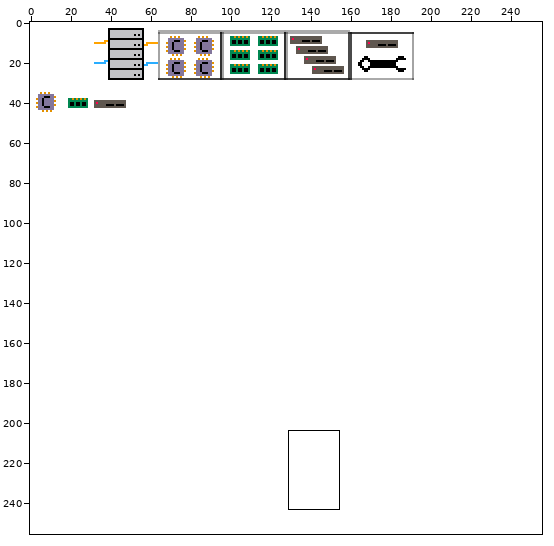
One commit to this sprite sheet: gamejam/assets/spritesheet.png. Above: a wide view before the commit, with the close-up outlined.
Close-up. First the earlier version:
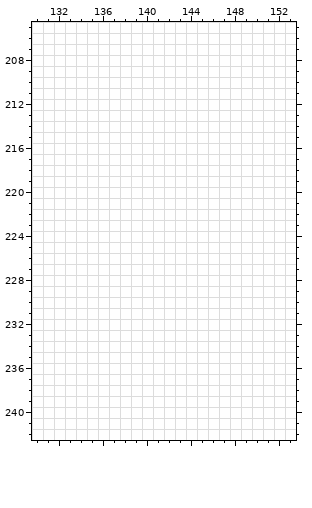
The file is 256x256 pixels. Colours within 5 levels of each other are drawn and written as one. Shown: x 130..153, y 205..242. The commit also changed other parts of the picture, which this record leaves out.
The same view after the edit:
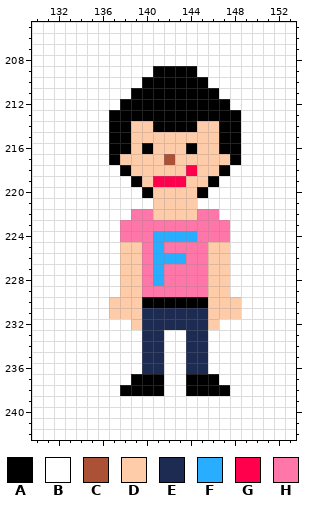
Palette (. is transparent): A #000000  B #ffffff  C #ab5236  D #ffccaa  E #1d2b53  F #29adff  G #ff004d  H #ff77a8
Changes in this commit:
@@ x 135..150 @@
 208 BBBBBBBBBBBBBBBB
-209 BBBBBBBBBBBBBBBB
-210 BBBBBBBBBBBBBBBB
-211 BBBBBBBBBBBBBBBB
-212 BBBBBBBBBBBBBBBB
-213 BBBBBBBBBBBBBBBB
-214 BBBBBBBBBBBBBBBB
-215 BBBBBBBBBBBBBBBB
-216 BBBBBBBBBBBBBBBB
-217 BBBBBBBBBBBBBBBB
-218 BBBBBBBBBBBBBBBB
-219 BBBBBBBBBBBBBBBB
-220 BBBBBBBBBBBBBBBB
-221 BBBBBBBBBBBBBBBB
-222 BBBBBBBBBBBBBBBB
-223 BBBBBBBBBBBBBBBB
-224 BBBBBBBBBBBBBBBB
-225 BBBBBBBBBBBBBBBB
-226 BBBBBBBBBBBBBBBB
-227 BBBBBBBBBBBBBBBB
-228 BBBBBBBBBBBBBBBB
-229 BBBBBBBBBBBBBBBB
-230 BBBBBBBBBBBBBBBB
-231 BBBBBBBBBBBBBBBB
-232 BBBBBBBBBBBBBBBB
-233 BBBBBBBBBBBBBBBB
-234 BBBBBBBBBBBBBBBB
-235 BBBBBBBBBBBBBBBB
-236 BBBBBBBBBBBBBBBB
-237 BBBBBBBBBBBBBBBB
-238 BBBBBBBBBBBBBBBB
+209 BBBBBBAAAABBBBBB
+210 BBBBBAAAAAABBBBB
+211 BBBBAAAAAAAABBBB
+212 BBBAAAAAAAAAABBB
+213 BBAAAAAAAAAAAABB
+214 BBAADDAAAADDAABB
+215 BBAADDDDDDDDAABB
+216 BBAADADDDADDAABB
+217 BBADDDDCDDDDDABB
+218 BBBADDDDDGDDABBB
+219 BBBBADGGGDDABBBB
+220 BBBBBADDDDABBBBB
+221 BBBBBBDDDDBBBBBB
+222 BBBBHHDDDDHHBBBB
+223 BBBHHHHHHHHHHBBB
+224 BBBHHHFFFFHHHBBB
+225 BBBDDHFHHHHDDBBB
+226 BBBDDHFFFHHDDBBB
+227 BBBDDHFHHHHDDBBB
+228 BBBDDHFHHHHDDBBB
+229 BBBDDHHHHHHDDBBB
+230 BBDDDAAAAAADDDBB
+231 BBDDDEEEEEEDDDBB
+232 BBBBDEEEEEEDBBBB
+233 BBBBBEEBBEEBBBBB
+234 BBBBBEEBBEEBBBBB
+235 BBBBBEEBBEEBBBBB
+236 BBBBBEEBBEEBBBBB
+237 BBBBAAABBAAABBBB
+238 BBBAAAABBAAAABBB
 239 BBBBBBBBBBBBBBBB
Pixel boxes of the changes (left, top, right, bottom) in both close-ups:
changed: (109, 66, 241, 396)
